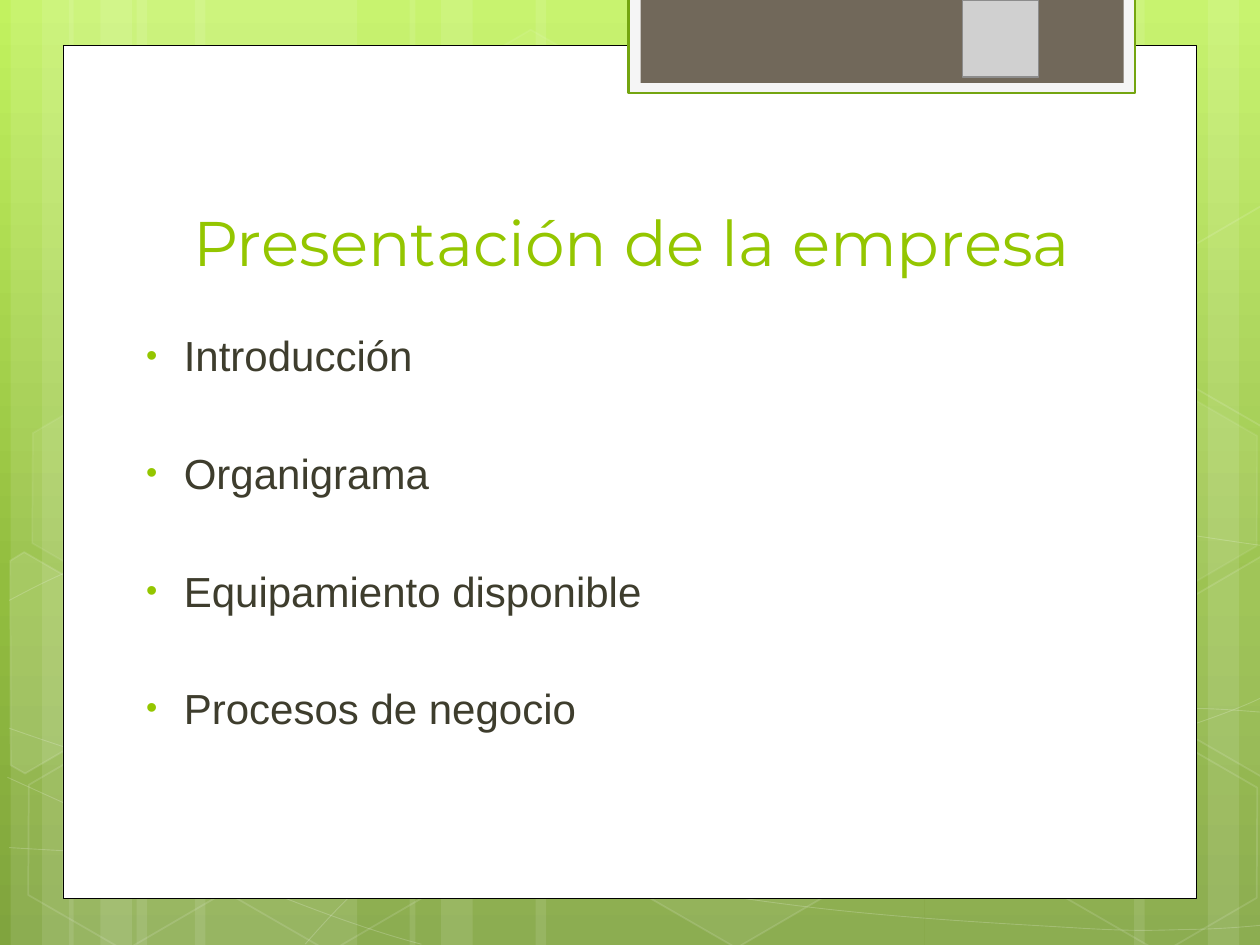
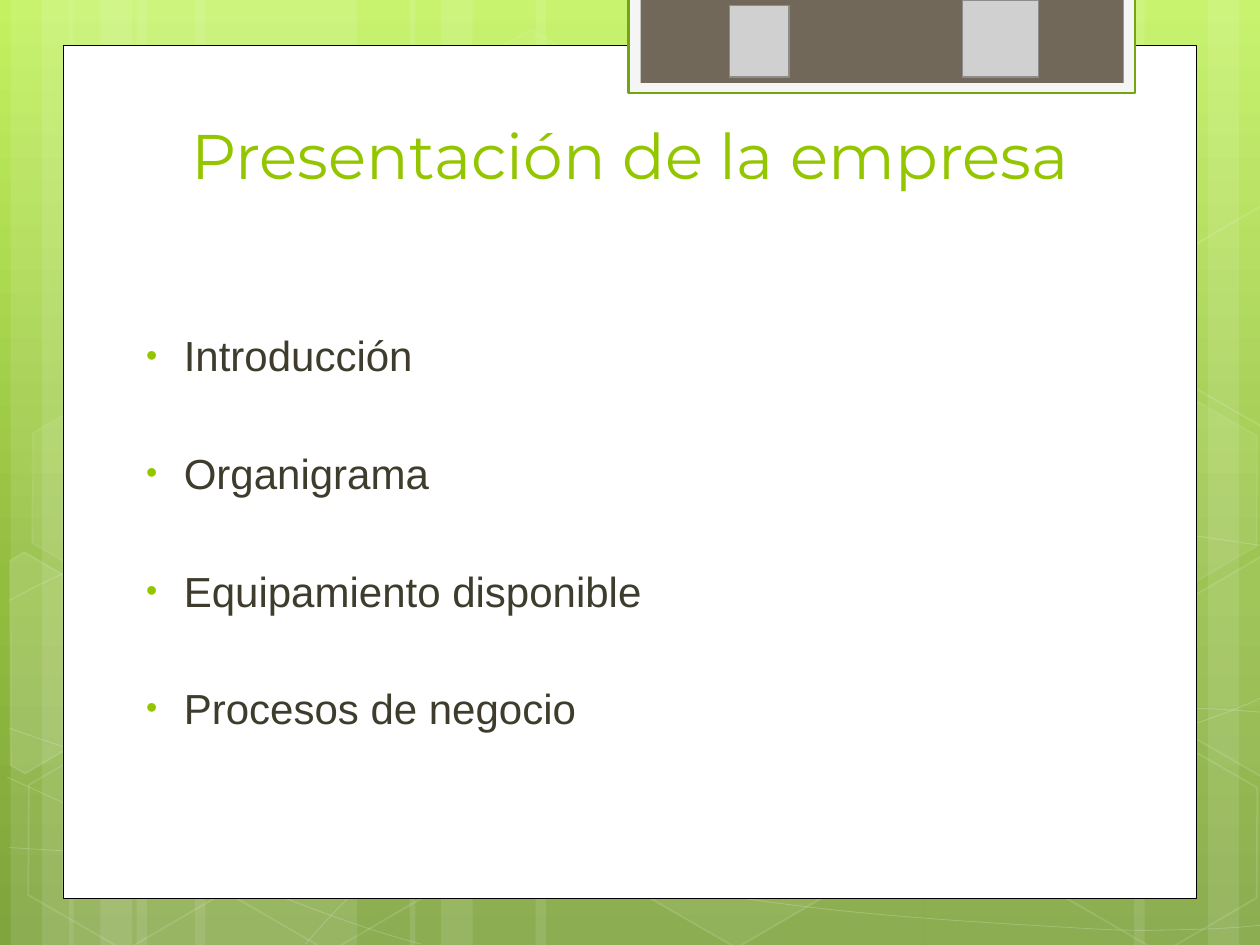
Before and after one commit to ptissera/habilitacion-profesional-2012-4k4, a slide deck: slide 4 of Documentacion/Informe Preliminar/Presentacion Informe Preliminar.pptx. Drawn at 1260x945 pixels with LibreOffice and Linux fonts; fonts in the diff are those of the drawing; grey boxes stand for pictures. Boxes give left, top, right and bottom in pixels: in the first picture for what was removed or moved away, otherwise in the second. Text is boxed around its words. In the diff, an @@ line names an element or a change of style, - is before the commit and + after.

```diff
--- a/Documentacion/Informe Preliminar/Presentacion Informe Preliminar.pptx
+++ b/Documentacion/Informe Preliminar/Presentacion Informe Preliminar.pptx
@@ picture added at [730, 5, 790, 77] @@
@@ text "Presentación de la empresa": place and size @@
-text "Presentación de la empresa" at [193, 219, 1070, 279]
+text "Presentación de la empresa" at [191, 132, 1068, 192]
```
Also in this commit, not shown: 14 other slides changed, 3 slides added, 4 slides removed.
